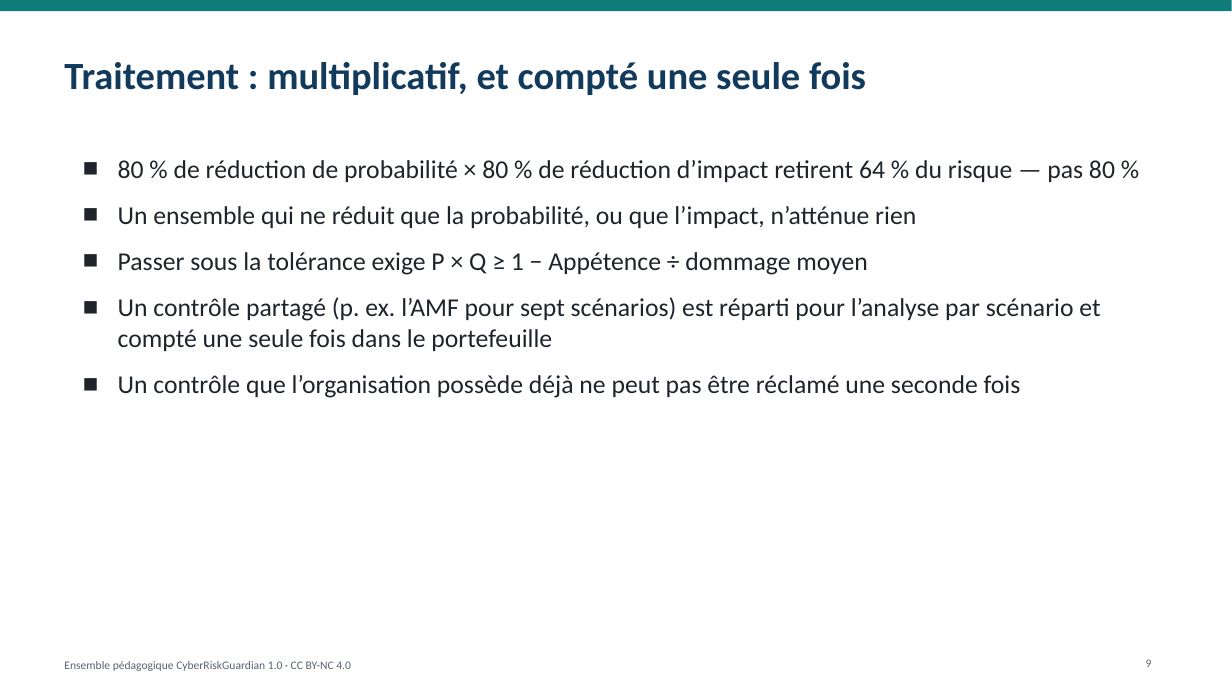
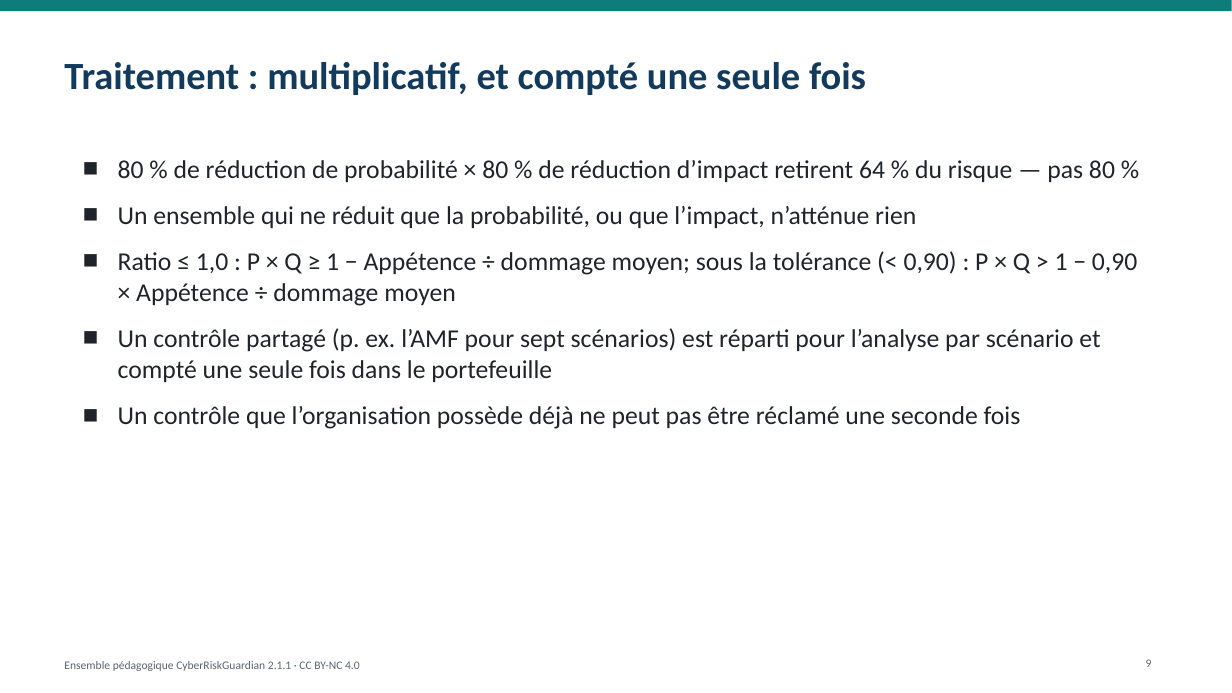
Before and after one commit to ITriskMgr/CyberRiskGuardian, a slide deck: slide 9 of education/slides/CRG_Intro_Deck_FR.pptx. Drawn at 1232x693 pixels with LibreOffice and Linux fonts; fonts in the diff are those of the drawing. Boxes give left, top, right and bottom in pixels: in the first picture for what was removed or moved away, otherwise in the second. Text is boxed around its words. In the diff, an @@ line names an element or a change of style, - is before the commit and + after.

```diff
--- a/education/slides/CRG_Intro_Deck_FR.pptx
+++ b/education/slides/CRG_Intro_Deck_FR.pptx
@@ text at box(118, 251, 1137, 306): text changed @@
-■ Passer sous la tolérance exige P × Q ≥ 1 − Appétence ÷ dommage moyen
+■ Ratio ≤ 1,0 : P × Q ≥ 1 − Appétence ÷ dommage moyen; sous la tolérance (< 0,90) : P × Q > 1 − 0,90 × Appétence ÷ dommage moyen
@@ text at box(64, 661, 360, 671): text changed @@
-Ensemble pédagogique CyberRiskGuardian 1.0 · CC BY-NC 4.0
+Ensemble pédagogique CyberRiskGuardian 2.1.1 · CC BY-NC 4.0
```
Also in this commit, not shown: 15 other slides changed, 3 slides added, 29 other files.
